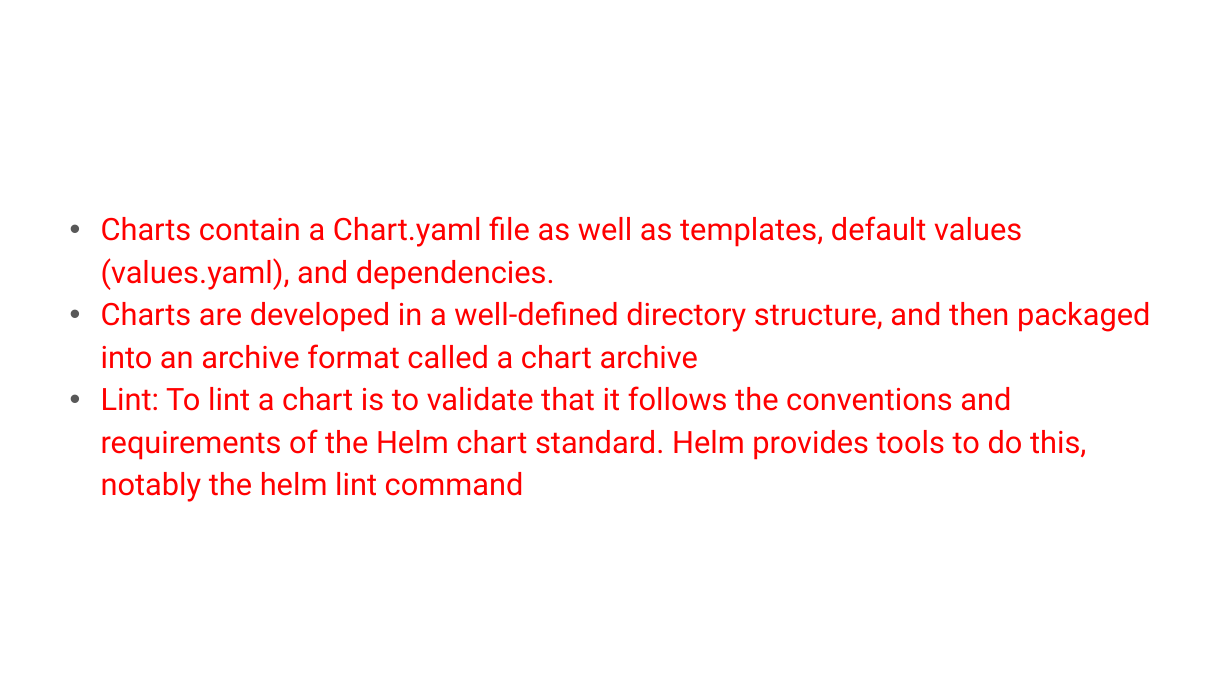
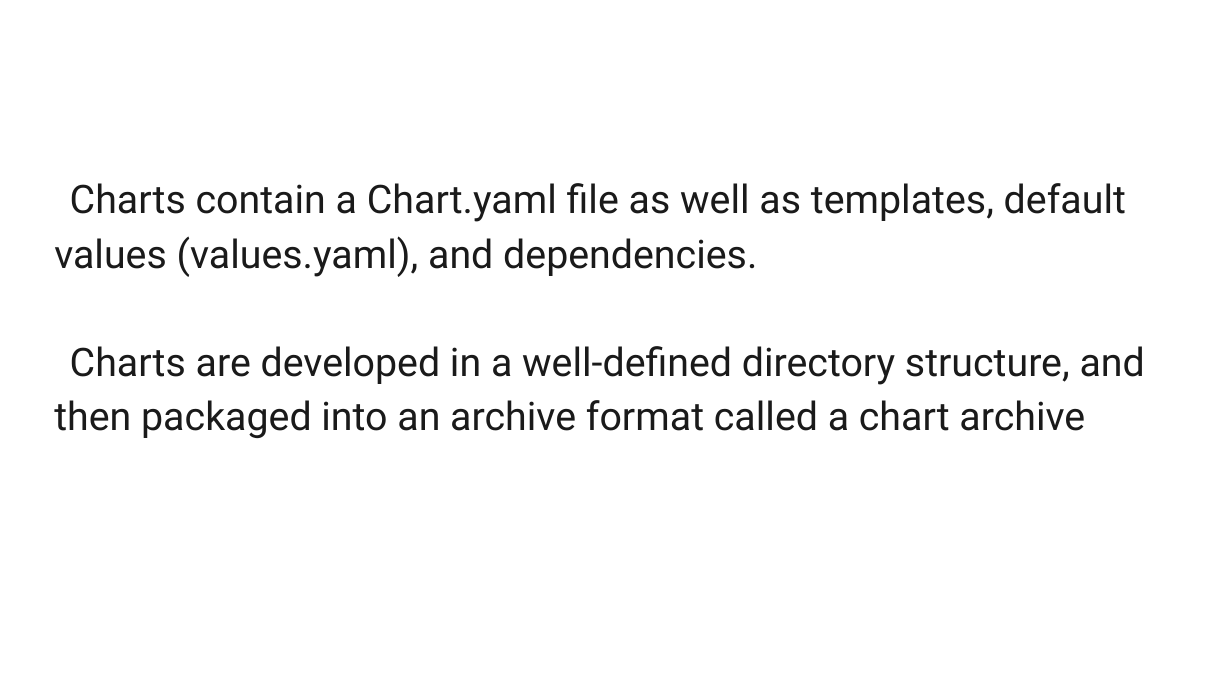
Before and after one commit to AutomatedIT/presentations, a slide deck: slide 16 of KubernetesMinikubeHelm_1.pptx. Drawn at 1232x693 pixels with LibreOffice and Linux fonts; fonts in the diff are those of the drawing; background and template pictures are left out. Boxes give left, top, right and bottom in pixels: in the first picture for what was removed or moved away, otherwise in the second. Text is boxed around its words. In the diff, an @@ line names an element or a change of style, - is before the commit and + after.

```diff
--- a/KubernetesMinikubeHelm_1.pptx
+++ b/KubernetesMinikubeHelm_1.pptx
@@ text "Charts contain a Chart.yaml file ..." at box(54, 183, 1145, 438): size 18 to 23 pt, text colour #FF0000 to #1A1A1A; bullet • to none @@
@@ text at box(101, 386, 1086, 502): paragraph removed @@
-• Lint: To lint a chart is to validate that it follows the conventions and requirements of the Helm chart standard. Helm provides tools to do this, notably the helm lint command
```
Also in this commit, not shown: 7 other slides changed, 1 slide added, 1 slide removed, 1 other file.
